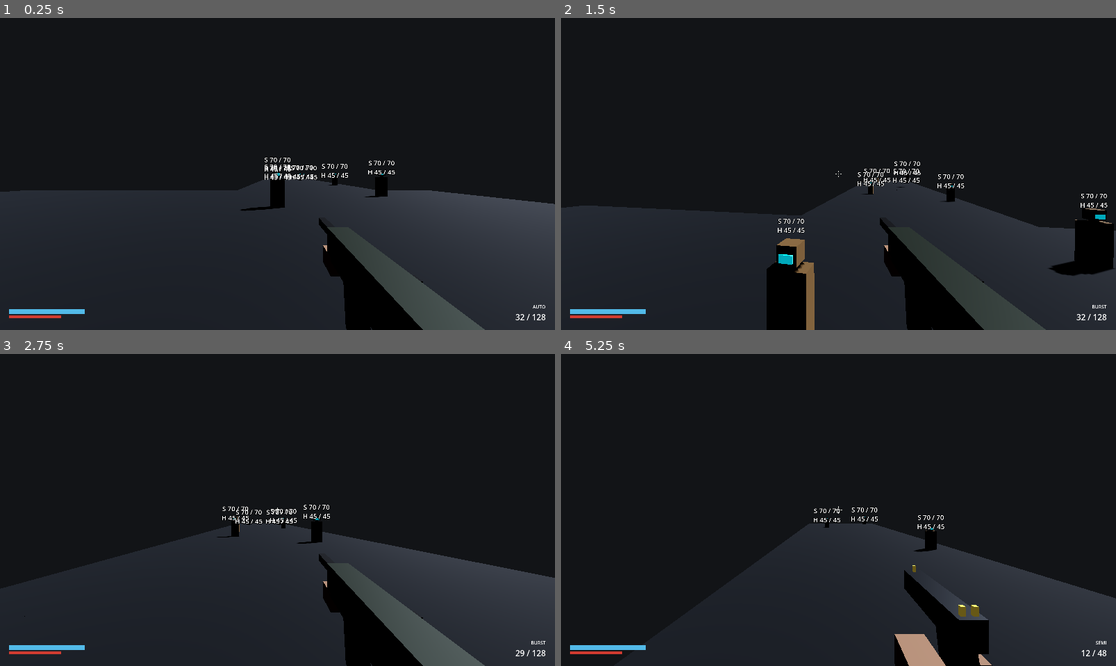
Above: before the commit, frames 1-4 (two rows, left to right).
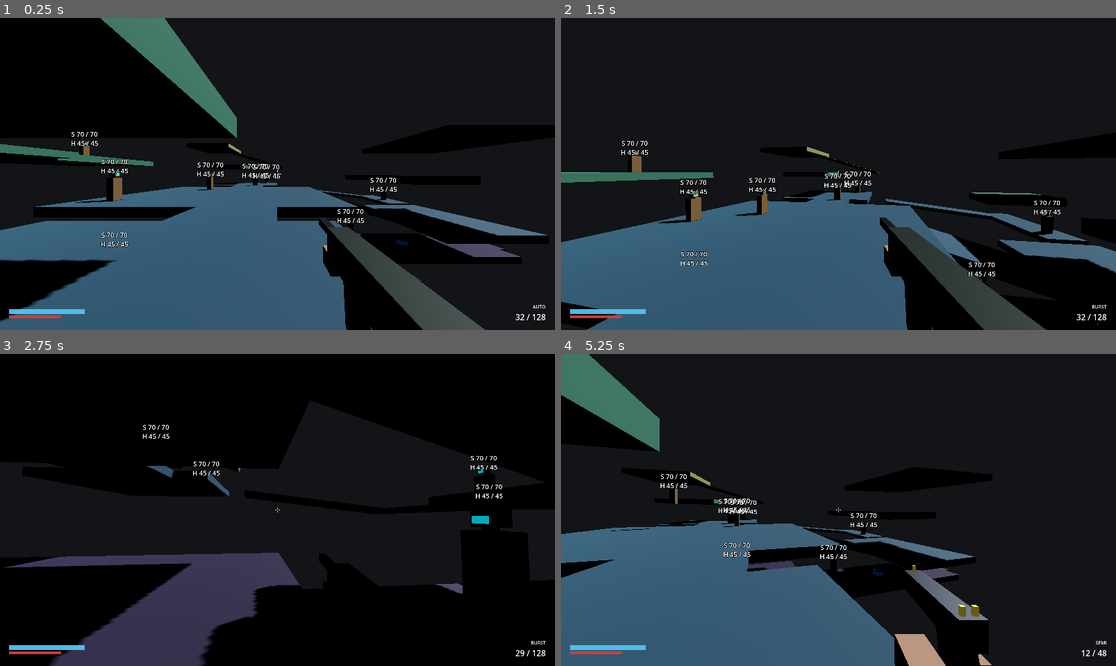
Above: after the commit, the same moments.

Repository: StudioSadTouch/Project-Long-Colt
Game: Godot game, scene res://scenes/main/main_lockout.tscn
Two runs of this game, one before a commit and one after it. Both use one fixed random seed, a clock stepped at 60 frames per second and the inputs below. Before the commit the project starts from res://scenes/main/main.tscn.
Inputs (mouse positions are in pixels of both pictures, inside the frame that each line leads up to):
- Up to frame 1 (0.25 s): no input
- Up to frame 2 (1.5 s): move the mouse to (866, 174) at 0.52 s; hold Right mouse button (action_alt_fire) 0.53-1.28 s; hold W (action_move_forward) from 0.53 s (still down); tap Space (action_jump) at 0.77 s; move the mouse to (810, 174) at 1.27 s; tap Ctrl (action_crouch) at 1.35 s
- Up to frame 3 (2.75 s): keep holding W (action_move_forward); tap Space (action_jump) at 1.52 s; move the mouse to (288, 503) at 2.02 s; press the mouse at (288, 503) at 2.03 s
- Up to frame 4 (5.25 s): keep holding W (action_move_forward); move the mouse to (832, 516) at 2.77 s; release the mouse at (832, 516) at 2.78 s; tap E (action_interact) at 2.85 s; tap Space (action_jump) at 3.02, 3.77, 4.52 s; move the mouse to (877, 513) at 3.52 s; hold V (action_melee) 3.53-4.28 s; move the mouse to (794, 506) at 4.27 s; tap 1 (action_weapon_1) at 4.35 s; move the mouse to (844, 510) at 5.02 s; hold 2 (action_weapon_2) from 5.03 s (still down)

The runs differ from the first frame. In frame 1, 43% of the frame differs, in the area x 0-100%, y 0-100%; in frame 2, 35%; in frame 3, 35%; in frame 4, 38%.

Commit message:
Make Lockout the default test arena; add static target dummies to Lockout

Diff:
--- a/project.godot
+++ b/project.godot
@@ -12,7 +12,7 @@
 
 config/name="Project Long Colt"
 config/description="Grounded military science-fiction FPS. Phase 0: Forward Outpost 7."
-run/main_scene="res://scenes/main/main.tscn"
+run/main_scene="res://scenes/main/main_lockout.tscn"
 config/features=PackedStringArray("4.7", "Forward Plus")
 run/flush_stdout_on_print=true
 config/icon="res://icon.svg"
--- a/scenes/main/main_lockout.tscn
+++ b/scenes/main/main_lockout.tscn
@@ -6,6 +6,7 @@
 [ext_resource type="PackedScene" path="res://scenes/weapons/standard_issue_rifle.tscn" id="4_rifle"]
 [ext_resource type="PackedScene" path="res://scenes/weapons/service_pistol.tscn" id="5_pistol"]
 [ext_resource type="PackedScene" path="res://scenes/ai/moving_dummy.tscn" id="6_moving"]
+[ext_resource type="PackedScene" path="res://scenes/ai/target_dummy.tscn" id="7_dummy"]
 
 [sub_resource type="Environment" id="Environment_lockout"]
 background_mode = 1
@@ -144,3 +145,12 @@
 path_speed = 4.0
 bounds_min = Vector2(-7, -7)
 bounds_max = Vector2(7, 7)
+
+[node name="Dummy_S1" parent="." instance=ExtResource("7_dummy")]
+transform = Transform3D(0, 0, 1, 0, 1, 0, -1, 0, 0, 19, 4.5, 2)
+
+[node name="Dummy_Library" parent="." instance=ExtResource("7_dummy")]
+transform = Transform3D(-1, 0, 0, 0, 1, 0, 0, 0, -1, 2, 7.5, -15)
+
+[node name="Dummy_GreenHall" parent="." instance=ExtResource("7_dummy")]
+transform = Transform3D(1, 0, 0, 0, 1, 0, 0, 0, 1, 1.5, 0, 11)
Not shown: 1 places in scenes/main/main_lockout.tscn that only renumber resources
